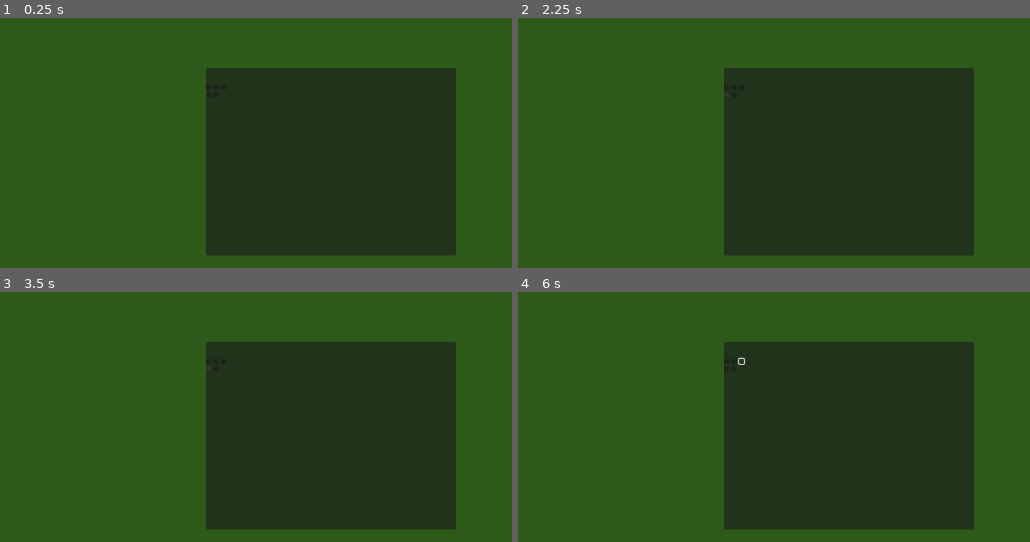
Above: before the commit, frames 1-4 (two rows, left to right).
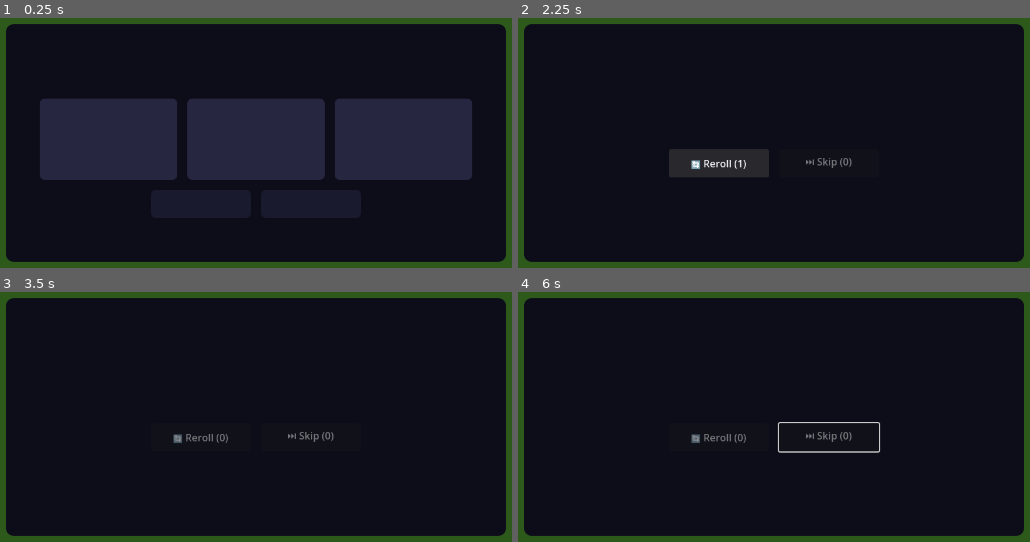
Above: after the commit, the same moments.

Repository: jegy911/survivors-clone
Game: Godot game, scene res://ui/upgrade_ui.tscn
Two runs of this game, one before a commit and one after it. Both use one fixed random seed, a clock stepped at 60 frames per second and the inputs below. This scene is started directly instead of the project's main scene.
Inputs (mouse positions are in pixels of both pictures, inside the frame that each line leads up to; where the layout moved, square brackets give the same spot in the first picture):
- Up to frame 1 (0.25 s): no input
- Up to frame 2 (2.25 s): click (830, 203) [733, 95] at 0.5 s; click (830, 203) [733, 95] at 1.25 s; click (717, 203) [727, 95] at 2 s
- Up to frame 3 (3.5 s): click (199, 437) [209, 369] at 2.75 s
- Up to frame 4 (6 s): click (727, 362) at 3.52 s; click (733, 362) at 4.27 s; click (743, 362) at 5.02 s; tap Enter (ui_accept) at 5.75 s; hold Right (ui_right) from 5.78 s (still down)

The runs differ from the first frame. In frame 1, 93% of the frame differs, in the area x 1-99%, y 2-98%; in frame 2, 92%; in frame 3, 93%; in frame 4, 93%.
Error before the commit: Parse Error: Variable "stat_upgrades" has the same name as a previously declared variable. (res://ui/upgrade_ui.gd:8)
Error after the commit: Invalid access to property or key 'xp_to_next_level' on a base object of type 'Nil'. (res://ui/upgrade_ui.gd:244)

Commit message:
Update upgrade_ui.gd

Diff:
--- a/ui/upgrade_ui.gd
+++ b/ui/upgrade_ui.gd
@@ -5,7 +5,6 @@
 var weapon_upgrades = ["bullet", "aura", "chain", "boomerang", "lightning", "ice_ball", "shadow", "laser"]
 var item_upgrades = ["lifesteal", "armor", "crit", "explosion", "magnet", "poison", "shield", "speed_charm", "blood_pool", "luck_stone"]
 var stat_upgrades = ["speed", "max_hp", "heal"]
-var stat_upgrades = []
 
 var stat_texts = {
 	"speed": "Hareket Hızı +20\nHareket hızını artırır",
